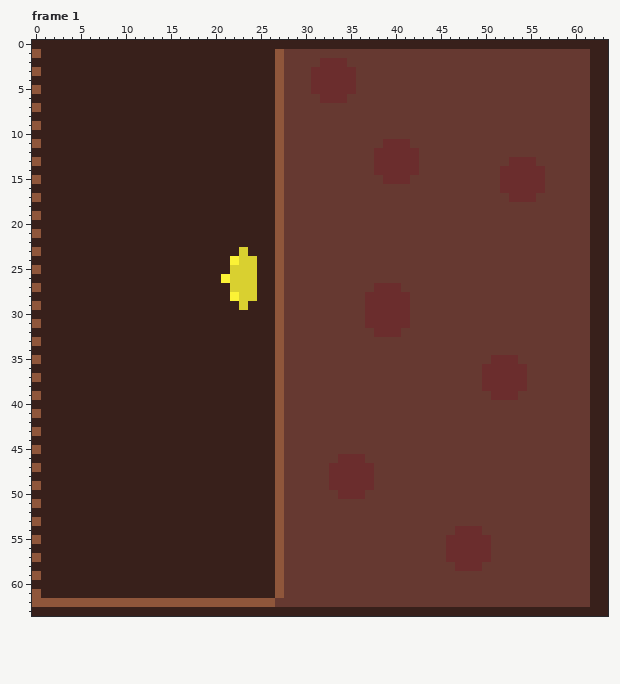
Edited in one commit: pixel-art file (raw/door.ase). Above: the version before the commit.
64x64 pixels, 2 frames. Shown: frame 1. The commit also changed other frames, which this record leaves out.
Now the later version:
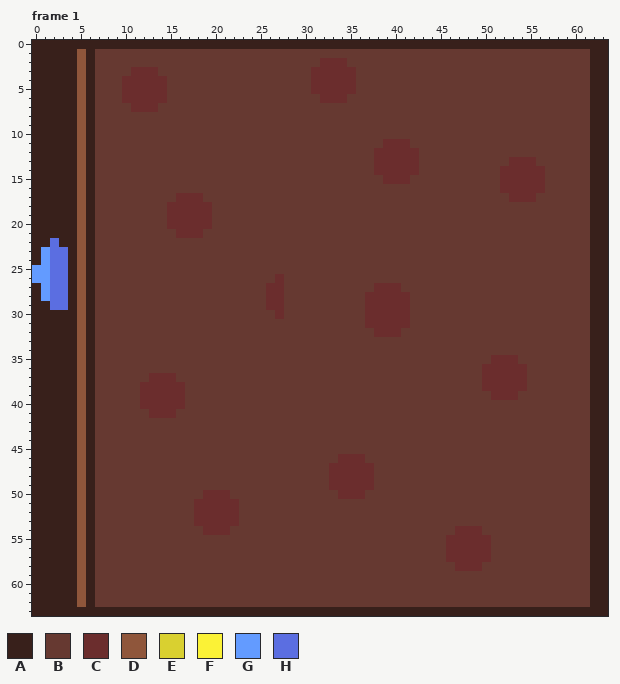
Palette (. is transparent): A #38201b  B #663931  C #6b2d2d  D #8f563b  E #d9d030  F #fbf236  G #639bff  H #5b6ee1
Author's note on the commit: 3 door spritesheets generated. Still not final
Diff:
Frame 1:
Colour D gives way to colour A in row 1 at x 0; in row 3 at x 0; in row 5 at x 0; in row 7 at x 0; in row 9 at x 0; in row 11 at x 0.
Colour D gives way to colour A in row 13 at x 0; in row 15 at x 0; in row 17 at x 0; in row 19 at x 0; in row 21 at x 0; in row 23 at x 0.
Colour D gives way to colour A in row 27 at x 0; in row 29 at x 0; in row 31 at x 0; in row 33 at x 0; in row 35 at x 0; in row 37 at x 0.
Colour D gives way to colour A in row 39 at x 0; in row 41 at x 0; in row 43 at x 0; in row 45 at x 0; in row 47 at x 0; in row 49 at x 0.
Colour D gives way to colour A in row 51 at x 0; in row 53 at x 0; in row 55 at x 0; in row 57 at x 0; in row 59 at x 0; in row 61 at x 0.
Colour D gives way to colour A in row 62 at x 0 to 4 and 6.
Colour A gives way to colour B in rows 1 to 2 at x 7 to 26; in row 3 at x 7 to 10 and 14 to 26; in rows 4 to 6 at x 7 to 9 and 15 to 26; in row 7 at x 7 to 10 and 14 to 26; in rows 8 to 16 at x 7 to 26; in row 17 at x 7 to 15 and 19 to 26.
Colour A gives way to colour B in rows 18 to 20 at x 7 to 14 and 20 to 26; in row 21 at x 7 to 15 and 19 to 26; in row 22 at x 7 to 26; in row 23 at x 7 to 22 and 24 to 26; in rows 24 to 25 at x 7 to 21 and 25 to 26; in row 26 at x 7 to 20 and 25 to 26.
Colour A gives way to colour B in rows 27 to 28 at x 7 to 21 and 25; in row 29 at x 7 to 22 and 24 to 25; in rows 30 to 36 at x 7 to 26; in row 37 at x 7 to 12 and 16 to 26; in rows 38 to 40 at x 7 to 11 and 17 to 26; in row 41 at x 7 to 12 and 16 to 26.
Colour A gives way to colour B in rows 42 to 49 at x 7 to 26; in row 50 at x 7 to 18 and 22 to 26; in rows 51 to 53 at x 7 to 17 and 23 to 26; in row 54 at x 7 to 18 and 22 to 26; in rows 55 to 61 at x 7 to 26.
Colour D gives way to colour B in rows 1 to 25 at x 27; in rows 31 to 61 at x 27; in row 62 at x 7 to 26.
Colour E gives way to colour B in row 23 at x 23; in row 24 at x 23 to 24; in rows 25 to 27 at x 22 to 24; in row 28 at x 23 to 24; in row 29 at x 23.
Colour F gives way to colour B in row 24 at x 22; in row 26 at x 21; in row 28 at x 22.
Colour A gives way to colour C in row 3 at x 11 to 13; in rows 4 to 6 at x 10 to 14; in row 7 at x 11 to 13; in row 17 at x 16 to 18; in rows 18 to 20 at x 15 to 19; in row 21 at x 16 to 18.
Colour A gives way to colour C in rows 27 to 29 at x 26; in row 37 at x 13 to 15; in rows 38 to 40 at x 12 to 16; in row 41 at x 13 to 15; in row 50 at x 19 to 21; in rows 51 to 53 at x 18 to 22.
Colour A gives way to colour C in row 54 at x 19 to 21.
Colour D gives way to colour C in rows 26 to 30 at x 27.
Colour A gives way to colour D in rows 1 to 61 at x 5.
Colour A gives way to colour G in rows 23 to 25 at x 1; in row 26 at x 0 to 1; in rows 27 to 28 at x 1.
Colour D gives way to colour G in row 25 at x 0.
Colour A gives way to colour H in row 22 at x 2; in rows 23 to 29 at x 2 to 3.
Boxes around the changes in both pictures, in picture pixels (x1, y1, x2, y2):
changed: (32, 49, 284, 607)
